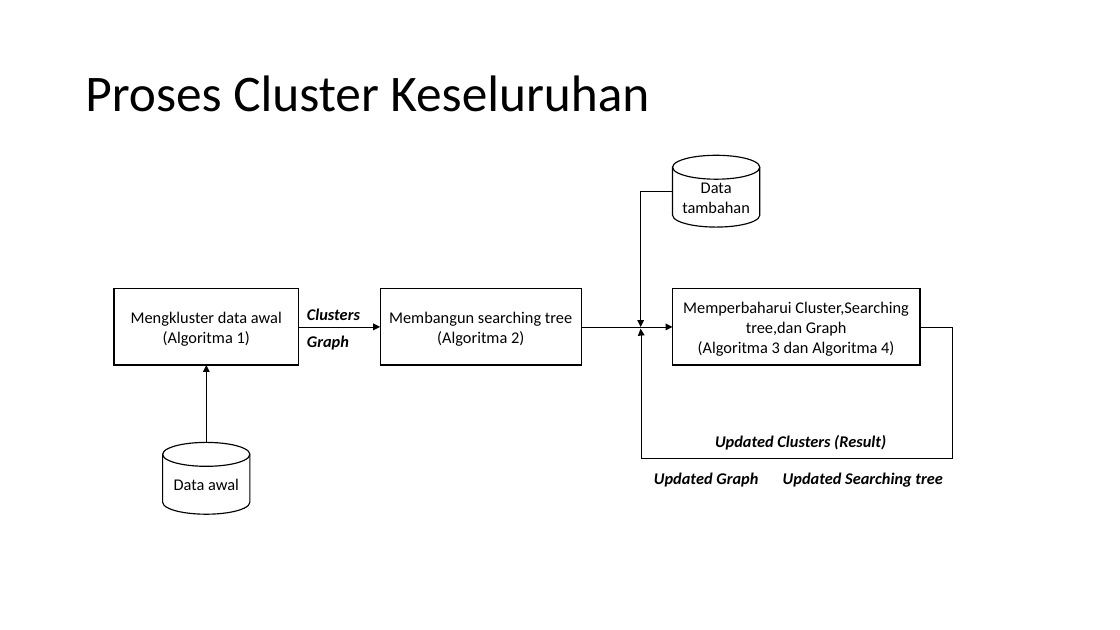
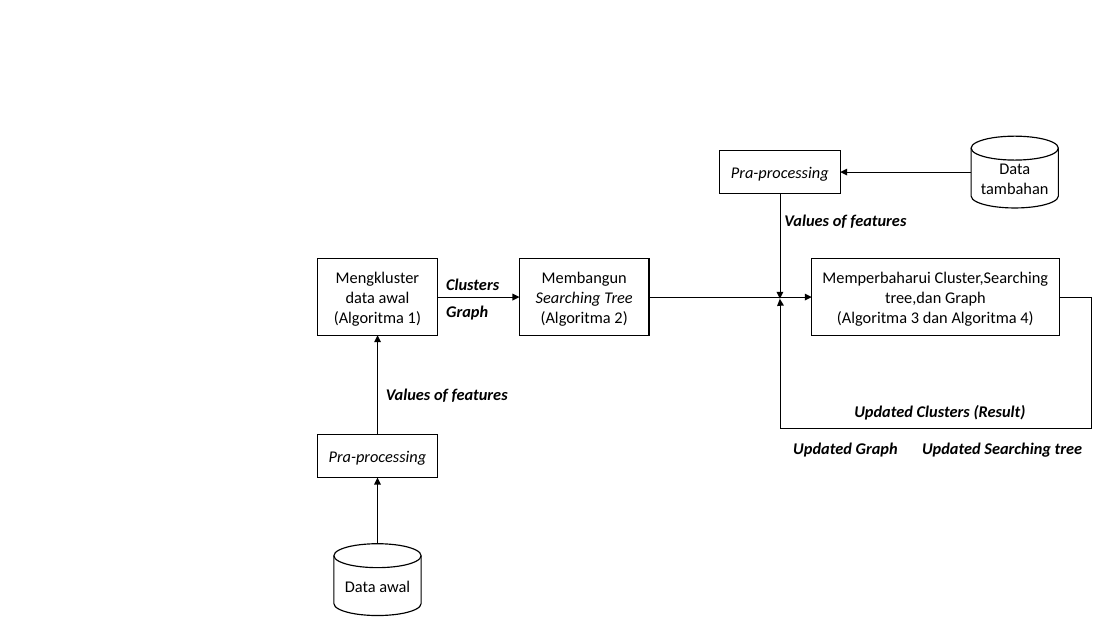
Before and after one commit to ramadhanl/tugas-akhir, a slide deck: slide 2 of Dokumen/Desain algoritma dan usulan paper pendukung.pptx. Drawn at 1120x630 pixels with LibreOffice and Linux fonts; fonts in the diff are those of the drawing. Boxes give left, top, right and bottom in pixels: in the first picture for what was removed or moved away, otherwise in the second. Text is boxed around its words. In the diff, an @@ line names an element or a change of style, - is before the commit and + after.

```diff
--- a/Dokumen/Desain algoritma dan usulan paper pendukung.pptx
+++ b/Dokumen/Desain algoritma dan usulan paper pendukung.pptx
@@ title removed at (85,75,649,112) @@
-Proses Cluster Keseluruhan
@@ cylinder "Data tambahan": place and size @@
-cylinder "Data tambahan" at (673,155,760,228)
+cylinder "Data tambahan" at (971,136,1059,208)
@@ rectangle added at (720,150,841,194), fill #FFFFFF, outline #000000 1 pt, 14 pt, text #000000, italic @@
+Pra-processing
@@ arrow added from (971, 172) to (840, 172), #000000 0.5 pt @@
@@ elbow arrow removed from (673, 192) to (641, 327) @@
@@ arrow added from (781, 194) to (781, 299), #000000 0.5 pt @@
@@ text added at (784,214,906,228), 14 pt, text #000000, bold, italic @@
+Values of features
@@ rectangle "Mengkluster data awal (Algoritma 1)": place and size @@
-rectangle "Mengkluster data awal (Algoritma 1)" at (114,289,299,365)
+rectangle "Mengkluster data awal (Algoritma 1)" at (318,259,439,335)
@@ rectangle "Membangun Searching Tree (Algoritma 2)": place and size @@
-rectangle "Membangun Searching Tree (Algoritma 2)" at (381,289,582,365)
+rectangle "Membangun Searching Tree (Algoritma 2)" at (519,259,649,335)
@@ 5 texts, 1 rectangle, 1 elbow arrow, 1 arrow: place and size @@
-5 texts, 1 rectangle, 1 elbow arrow, 1 arrow at (298,289,952,487)
+5 texts, 1 rectangle, 1 elbow arrow, 1 arrow at (438,259,1091,457)
@@ text in rectangle at (536,271,632,326): text changed @@
-Membangun searching tree
-(Algoritma 2)
+Membangun Searching Tree
+(Algoritma 2)
@@ arrow moved from (581, 327) - (673, 327) to (649, 297) - (812, 297) @@
@@ arrow added from (377, 434) to (377, 335), #000000 0.5 pt @@
@@ text added at (386,388,508,402), 14 pt, text #000000, bold, italic @@
+Values of features
@@ rectangle added at (318,434,439,478), fill #FFFFFF, outline #000000 1 pt, 14 pt, text #000000, italic @@
+Pra-processing
@@ arrow moved from (207, 443) - (207, 365) to (377, 544) - (377, 478) @@
@@ cylinder "Data awal": place and size @@
-cylinder "Data awal" at (163,443,250,515)
+cylinder "Data awal" at (334,544,421,616)
```
Also in this commit, not shown: 18 other files.
